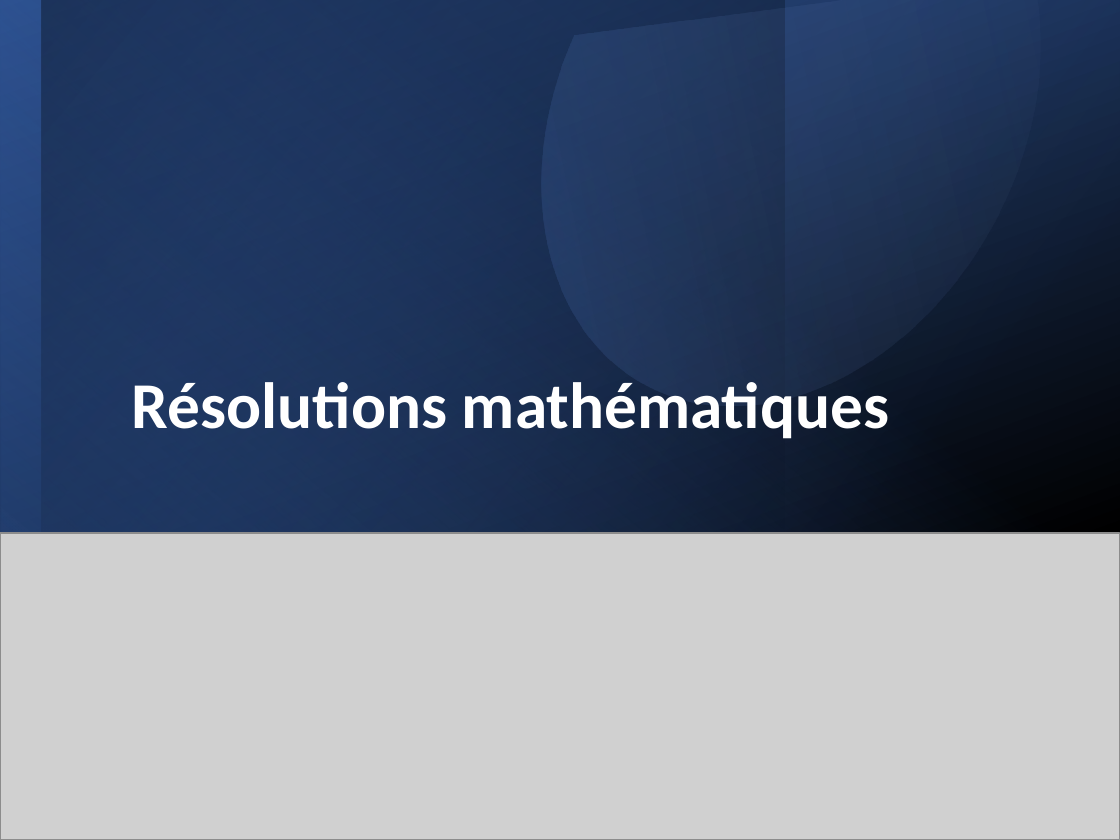
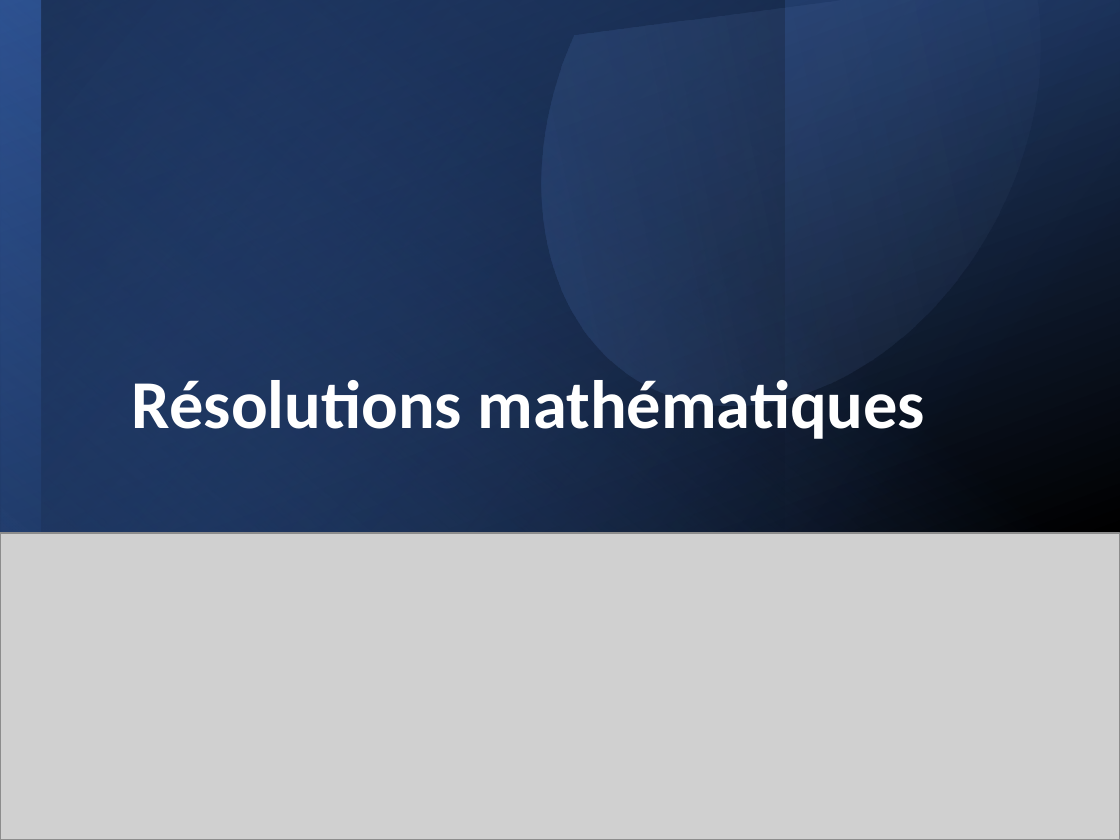
Before and after one commit to LauraElKaim/Project_Three_Body_Problem, a slide deck: slide 5 of beamer/Three_body_problem_powerpoint.pptx. Drawn at 1120x840 pixels with LibreOffice and Linux fonts; fonts in the diff are those of the drawing; grey boxes stand for pictures. Boxes give left, top, right and bottom in pixels: in the first picture for what was removed or moved away, otherwise in the second. Text is boxed around its words. In the diff, an @@ line names an element or a change of style, - is before the commit and + after.

```diff
--- a/beamer/Three_body_problem_powerpoint.pptx
+++ b/beamer/Three_body_problem_powerpoint.pptx
@@ title "Résolutions mathématiques" at (132, 380, 925, 444): size 42 to 44 pt @@
```
Also in this commit, not shown: 11 other slides changed, 2 slides added, 5 other files.
